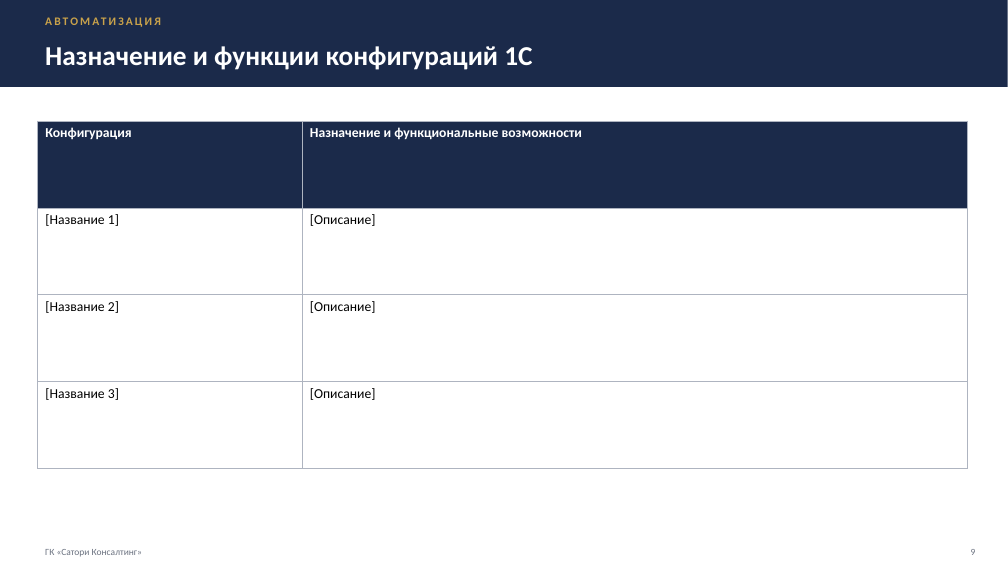
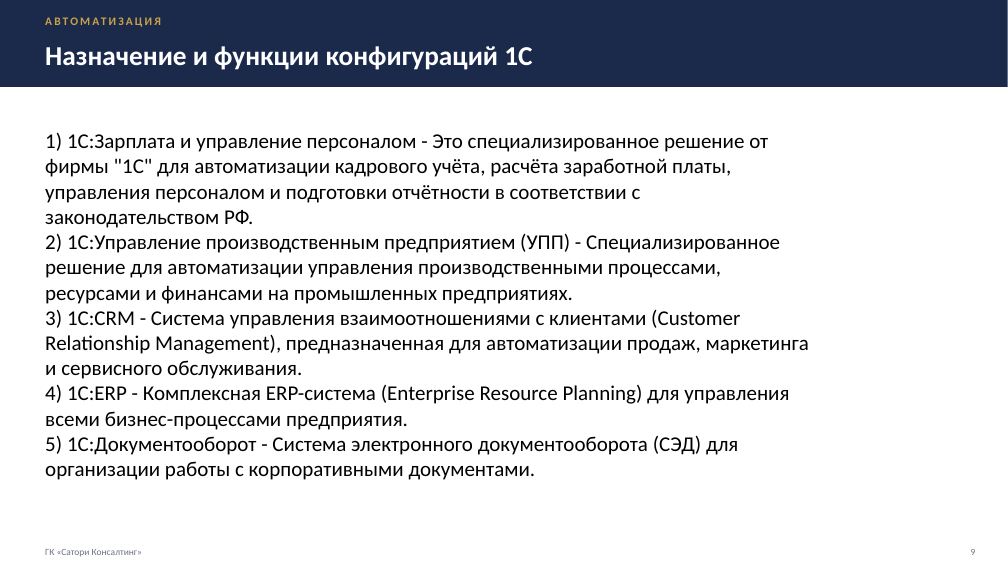
Before and after one commit to ppljc/omstu-works-4, a slide deck: slide 9 of Практика/Блок 14.pptx. Drawn at 1008x567 pixels with LibreOffice and Linux fonts; fonts in the diff are those of the drawing. Boxes give left, top, right and bottom in pixels: in the first picture for what was removed or moved away, otherwise in the second. Text is boxed around its words. In the diff, an @@ line names an element or a change of style, - is before the commit and + after.

```diff
--- a/Практика/Блок 14.pptx
+++ b/Практика/Блок 14.pptx
@@ table removed at (x1=38, y1=121, x2=968, y2=469), 4 rows, 2 columns @@
-Конфигурация | Назначение и функциональные возможности
-[Название 1] | [Описание]
-[Название 2] | [Описание]
-[Название 3] | [Описание]
@@ text added at (x1=45, y1=133, x2=809, y2=480), 20 pt, text #000000 @@
+1) 1С:Зарплата и управление персоналом - Это специализированное решение от
+фирмы "1С" для автоматизации кадрового учёта, расчёта заработной платы,
+управления персоналом и подготовки отчётности в соответствии с
+законодательством РФ.
+2) 1С:Управление производственным предприятием (УПП) - Специализированное
+решение для автоматизации управления производственными процессами,
+ресурсами и финансами на промышленных предприятиях.
+3) 1С:CRM - Система управления взаимоотношениями с клиентами (Customer
+Relationship Management), предназначенная для автоматизации продаж, маркетинга
+и сервисного обслуживания.
+4) 1С:ERP - Комплексная ERP-система (Enterprise Resource Planning) для управления
+всеми бизнес-процессами предприятия.
+5) 1С:Документооборот - Система электронного документооборота (СЭД) для
+организации работы с корпоративными документами.
```
Also in this commit, not shown: 8 other slides changed, 1 slide added, 1 slide removed, 1 other file.
